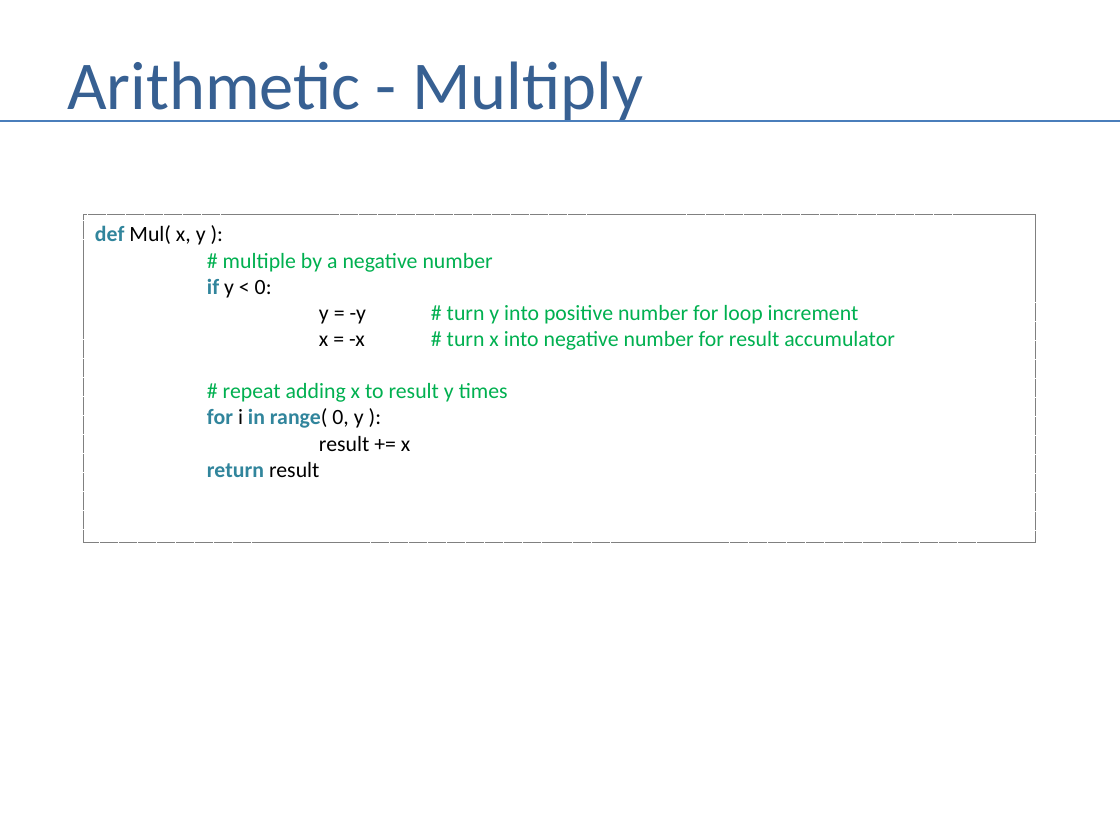
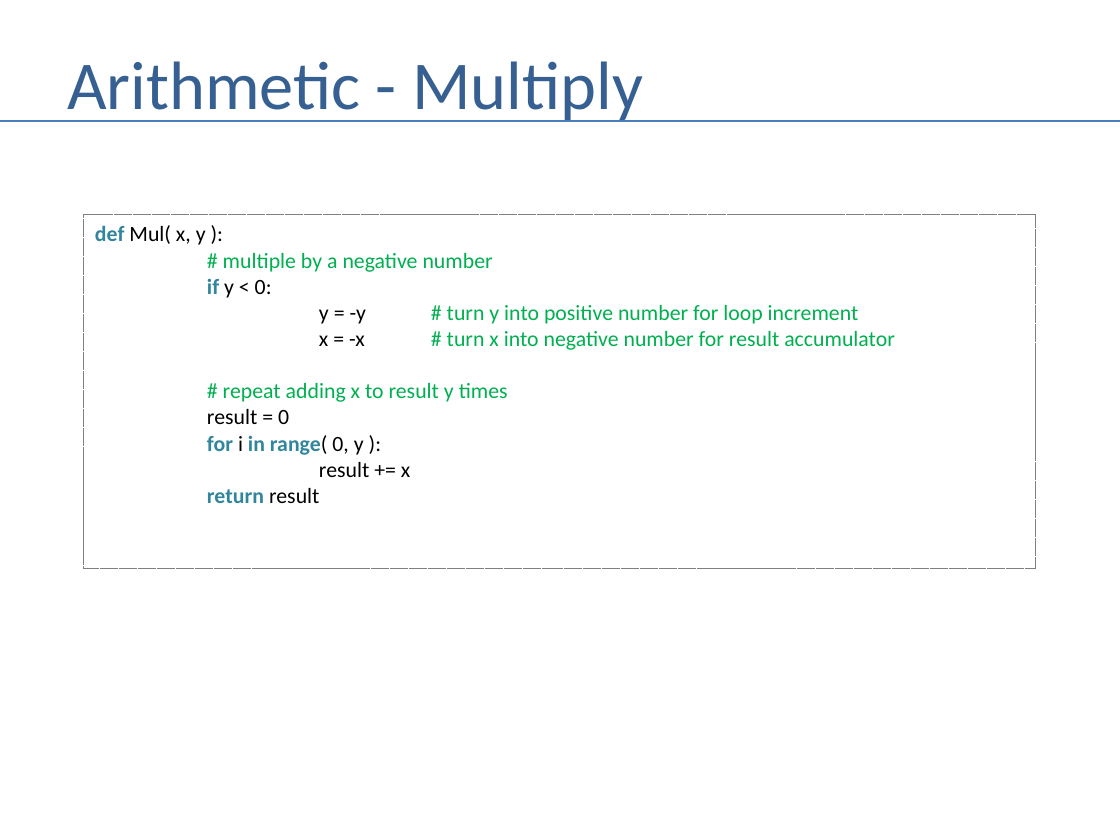
Before and after one commit to andrewferlitsch/Portland-Data-Science-Group, a slide deck: slide 52 of Presentations/Whiteboarding.pptx. Drawn at 1120x840 pixels with LibreOffice and Linux fonts; fonts in the diff are those of the drawing. Boxes give left, top, right and bottom in pixels: in the first picture for what was removed or moved away, otherwise in the second. Text is boxed around its words. In the diff, an @@ line names an element or a change of style, - is before the commit and + after.

```diff
--- a/Presentations/Whiteboarding.pptx
+++ b/Presentations/Whiteboarding.pptx
@@ rectangle "def Mul( x, y ):": place and size @@
-rectangle "def Mul( x, y ):" at box(84, 215, 1036, 543)
+rectangle "def Mul( x, y ):" at box(84, 215, 1036, 569)
@@ text in rectangle at box(207, 409, 289, 424): paragraph added @@
+result = 0
```
Also in this commit, not shown: 4 other slides changed, 2 other files.
